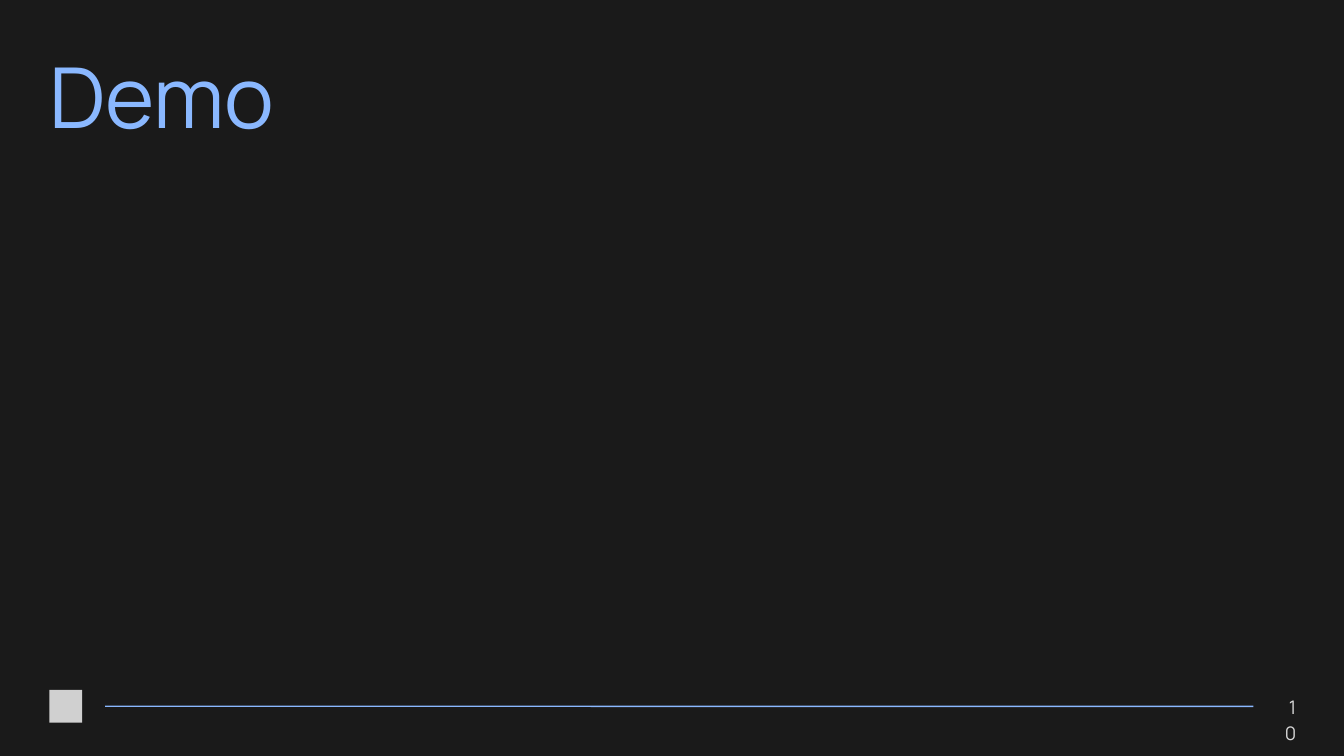
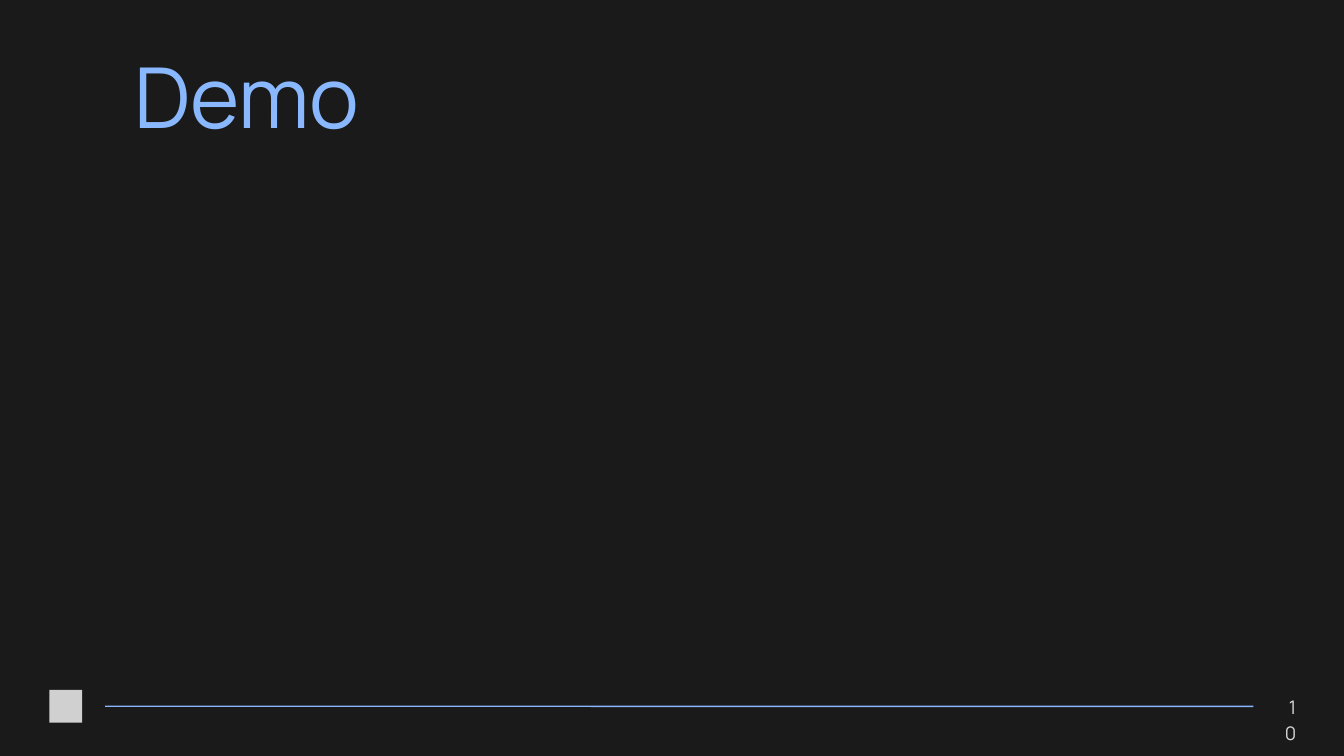
Before and after one commit to khanh208/QLDat_Ve, a slide deck: slide 12 of Bao-cao-KTPM/Bài thuyết trình - Kiểm Thử Phần Mềm (1).pptx (slide 10 before the commit). Drawn at 1344x756 pixels with LibreOffice and Linux fonts; fonts in the diff are those of the drawing; grey boxes stand for pictures. Boxes give left, top, right and bottom in pixels: in the first picture for what was removed or moved away, otherwise in the second. Text is boxed around its words. In the diff, an @@ line names an element or a change of style, - is before the commit and + after.

```diff
--- a/Bao-cao-KTPM/Bài thuyết trình - Kiểm Thử Phần Mềm (1).pptx
+++ b/Bao-cao-KTPM/Bài thuyết trình - Kiểm Thử Phần Mềm (1).pptx
@@ text "Demo": place and size @@
-text "Demo" at [49,67,274,130]
+text "Demo" at [134,67,359,130]
```
Also in this commit, not shown: 8 other slides changed, 2 slides added, 9 other files.
